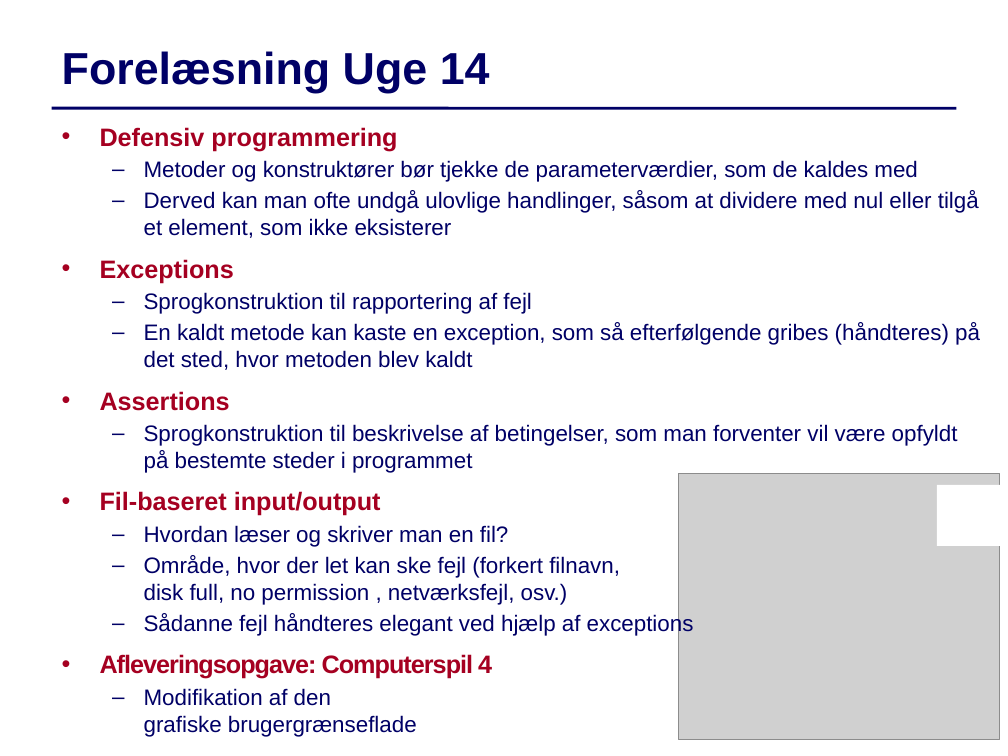
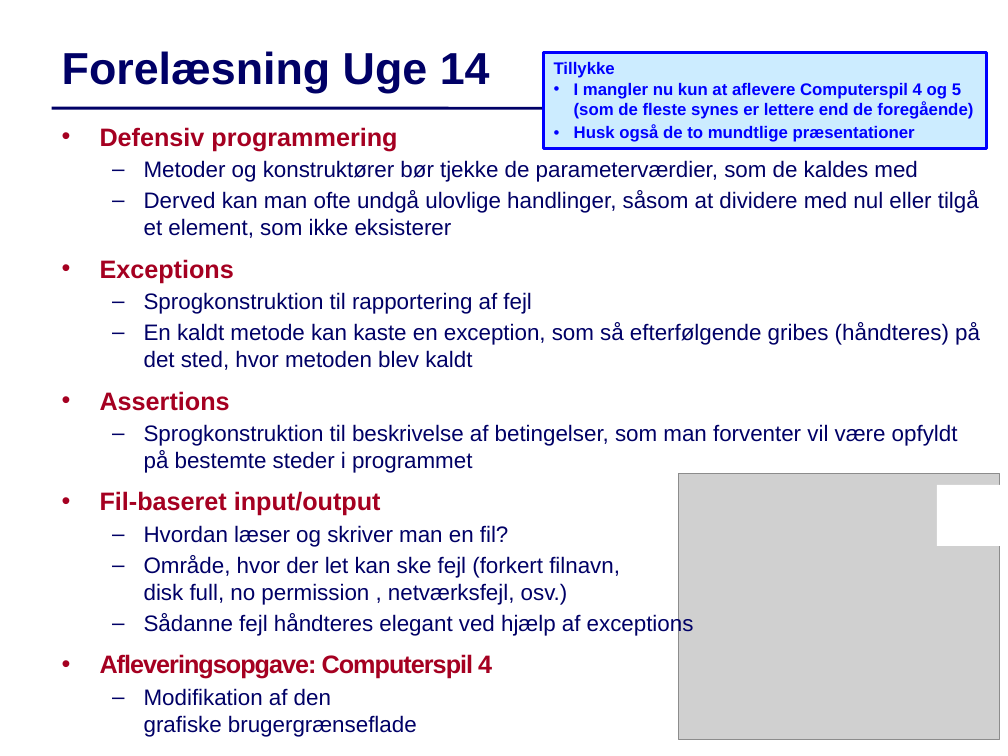
Before and after one commit to IntProgAU/Materiale, a slide deck: slide 1 of web/e22/uge_14/Slides-Uge14.pptx. Drawn at 1008x756 pixels with LibreOffice and Linux fonts; fonts in the diff are those of the drawing; grey boxes stand for pictures. Boxes give left, top, right and bottom in pixels: in the first picture for what was removed or moved away, otherwise in the second. Text is boxed around its words. In the diff, an @@ line names an element or a change of style, - is before the commit and + after.

```diff
--- a/web/e22/uge_14/Slides-Uge14.pptx
+++ b/web/e22/uge_14/Slides-Uge14.pptx
@@ rectangle added at <box>543,52,986,148</box>, fill #CCECFF, outline #0000FF 2.25 pt, 12 pt, text #0000FF, bold @@
+Tillykke
+• I mangler nu kun at aflevere Computerspil 4 og 5 (som de fleste synes er lettere end de foregående)
+• Husk også de to mundtlige præsentationer
```
Also in this commit, not shown: 1 other slide changed, 1 other file.
